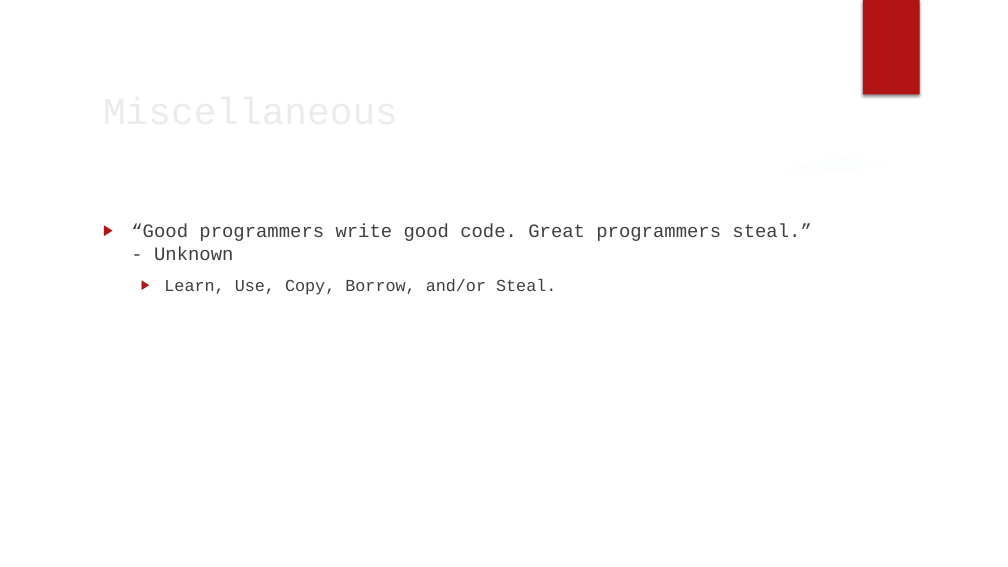
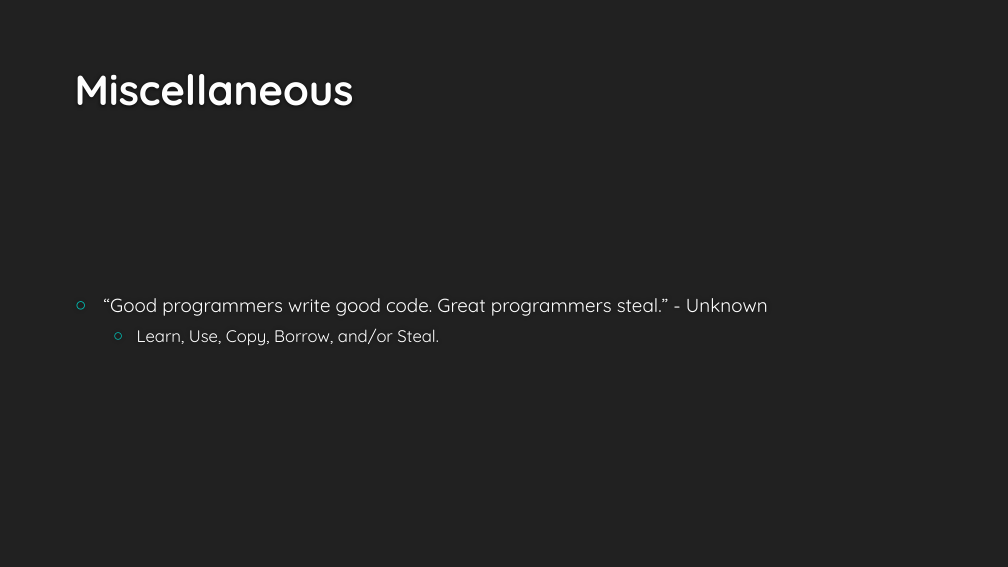
Before and after one commit to buildmotion/better-business-logic-with-typescript, a slide deck: slide 12 of Presentation/Better Business Logic with Typescript.pptx (slide 9 before the commit). Drawn at 1008x567 pixels with LibreOffice and Linux fonts; fonts in the diff are those of the drawing; background and template pictures are left out. Boxes give left, top, right and bottom in pixels: in the first picture for what was removed or moved away, otherwise in the second. Text is boxed around its words. In the diff, an @@ line names an element or a change of style, - is before the commit and + after.

```diff
--- a/Presentation/Better Business Logic with Typescript.pptx
+++ b/Presentation/Better Business Logic with Typescript.pptx
@@ background picture (left out) to #212121 @@
@@ group removed at [0, 0, 1008, 567]: 3 ellipses, 3 freeform shapes @@
@@ rectangle removed at [863, 0, 920, 95] @@
@@ title "Miscellaneous": place and size @@
-title "Miscellaneous" at [95, 80, 825, 138]
+title "Miscellaneous" at [75, 74, 354, 106]
@@ title "Miscellaneous" at [75, 74, 354, 106]: size 36 to 40 pt, font Courier New to Quicksand, text colour #EBEBEB to #FEFEFE, bold on; vertical alignment middle to bottom @@
@@ text "“Good programmers write good code. ...": place and size @@
-text "“Good programmers write good code. ..." at [131, 224, 811, 295]
+text "“Good programmers write good code. ..." at [104, 298, 768, 346]
@@ text "“Good programmers write good code. ..." at [104, 298, 768, 346]: font Courier New to Quicksand, text colour #404040 to #FFFFFF; bullet ▶ to ○; bullet colour #B01513 to #00C6BB; vertical alignment top to middle @@
```
Also in this commit, not shown: 10 other slides changed, 1 slide added.
